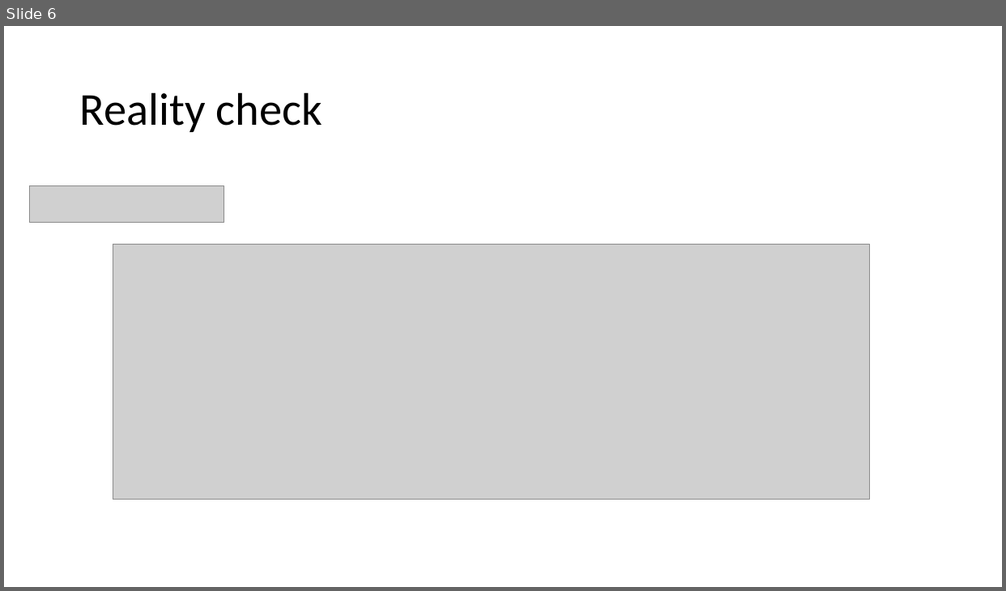
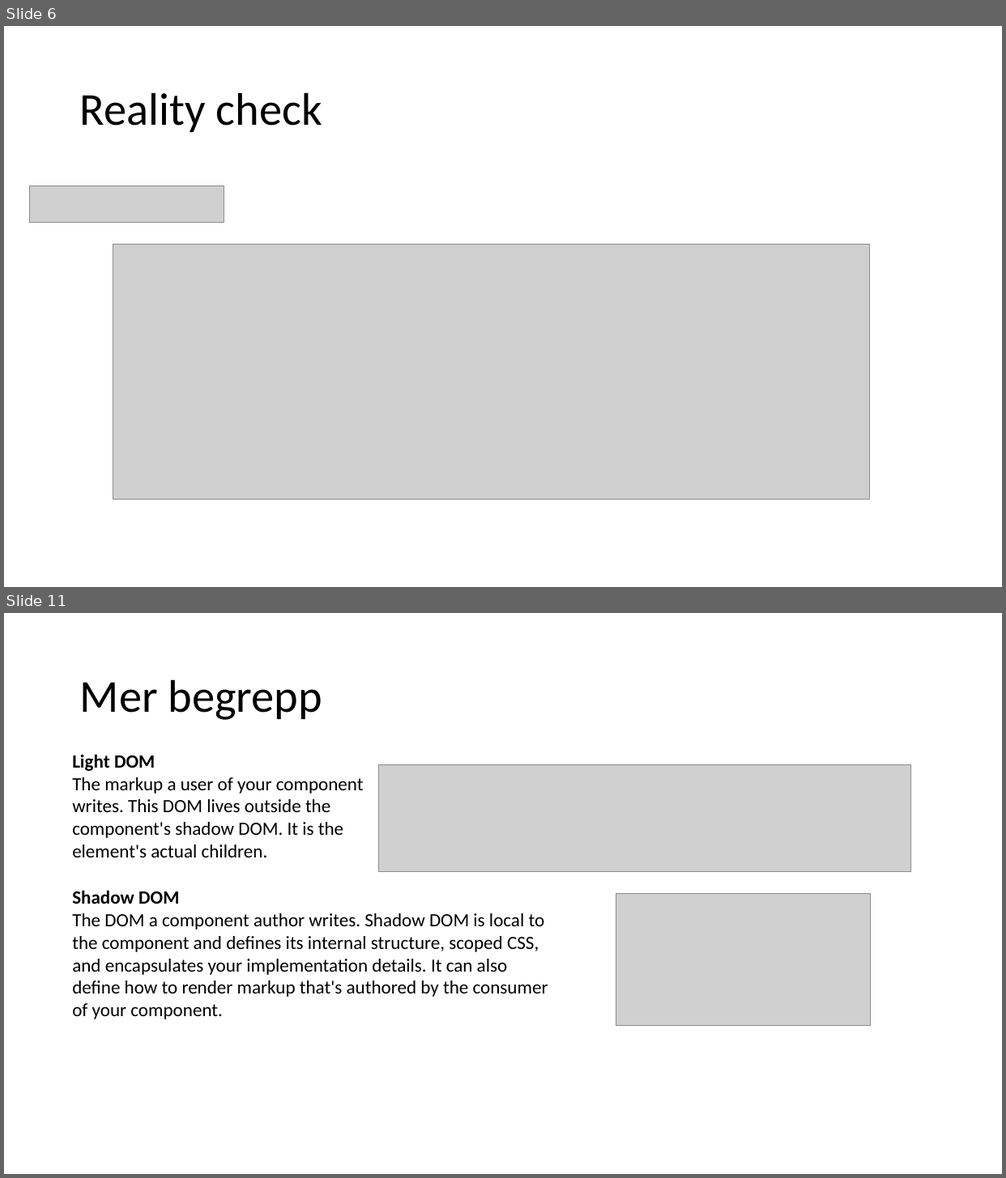
Before and after one commit to hansalmgren/KIL_2019, a slide deck: WebComp_MFE.pptx. Shown one above the other, each under a label of ours: slide 6 before the commit, slides 6 and 11 after it; the slides between them are not shown. The pictures are 1006x591 and 1006x1178 pixels, drawn with LibreOffice and Linux fonts; fonts in the diff are those of the drawing; grey boxes stand for pictures. Boxes give left, top, right and bottom in pixels: in the first picture for what was removed or moved away, otherwise in the second. Text is boxed around its words. In the diff, an @@ line names an element or a change of style, - is before the commit and + after.

```diff
--- a/WebComp_MFE.pptx
+++ b/WebComp_MFE.pptx
@@ slide 11 added at [4,613,1002,1174], background #FFFFFF @@
@@ title added at [80,679,323,720], 44 pt, text #000000 @@
+Mer begrepp
@@ text added at [72,754,364,858], 18 pt, text #000000 @@
+Light DOM
+The markup a user of your component writes. This DOM lives outside the component's shadow DOM. It is the element's actual children.
@@ picture added at [379,765,911,872] @@
@@ text added at [72,890,548,1020], 18 pt, text #000000 @@
+Shadow DOM
+The DOM a component author writes. Shadow DOM is local to the component and defines its internal structure, scoped CSS, and encapsulates your implementation details. It can also define how to render markup that's authored by the consumer of your component.
@@ picture added at [616,894,870,1025] @@
```
Also in this commit, not shown: 5 slides changed, 5 other slides added, 1 other file.
